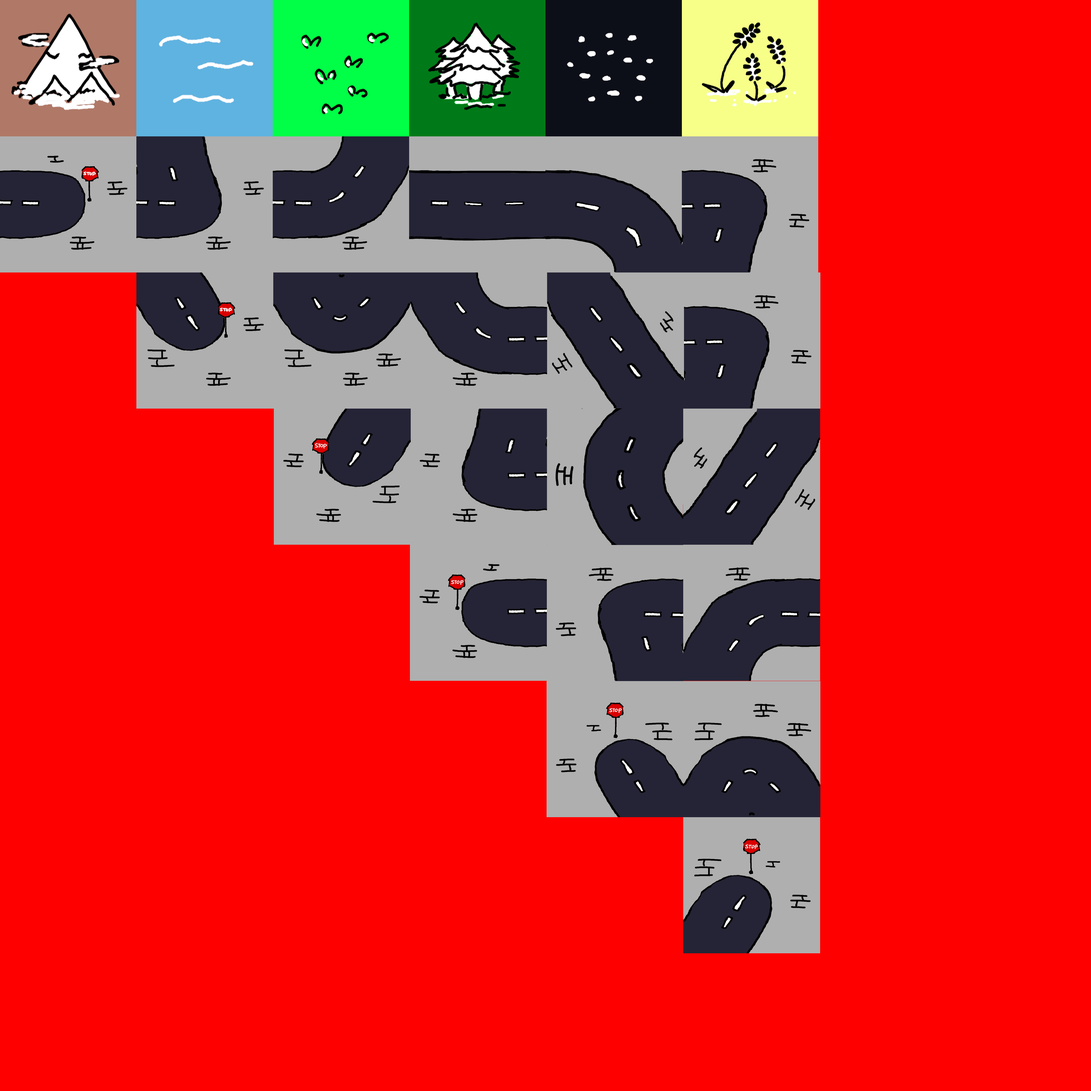
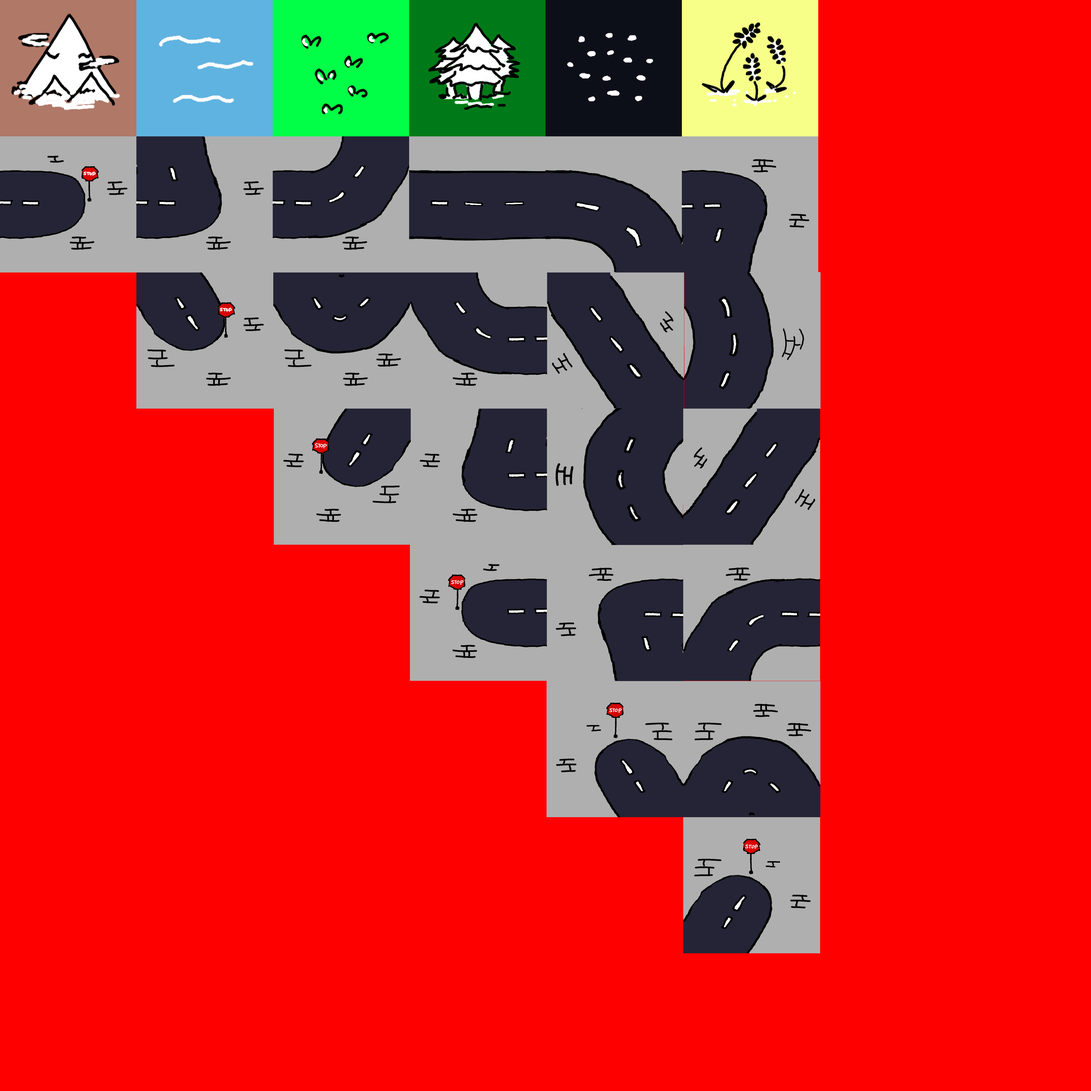
Revision of a layered 1091 x 1091 image; what changed, layer by layer:
painted on "BF" over [684,272,822,410]
